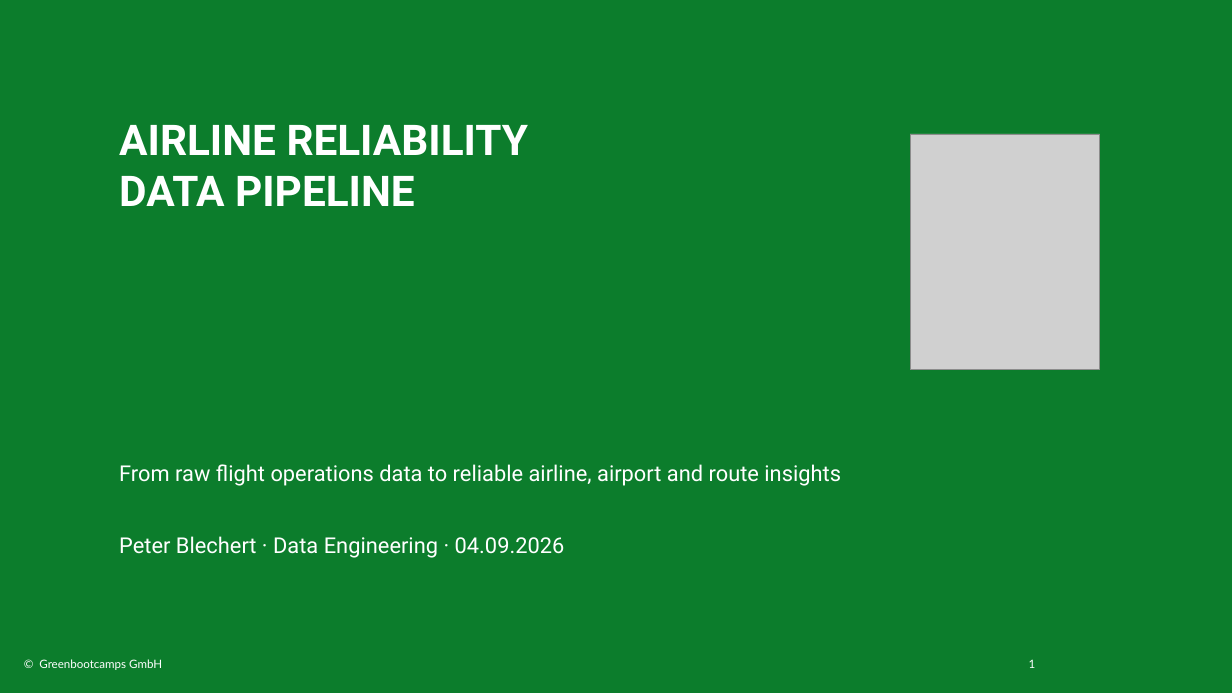
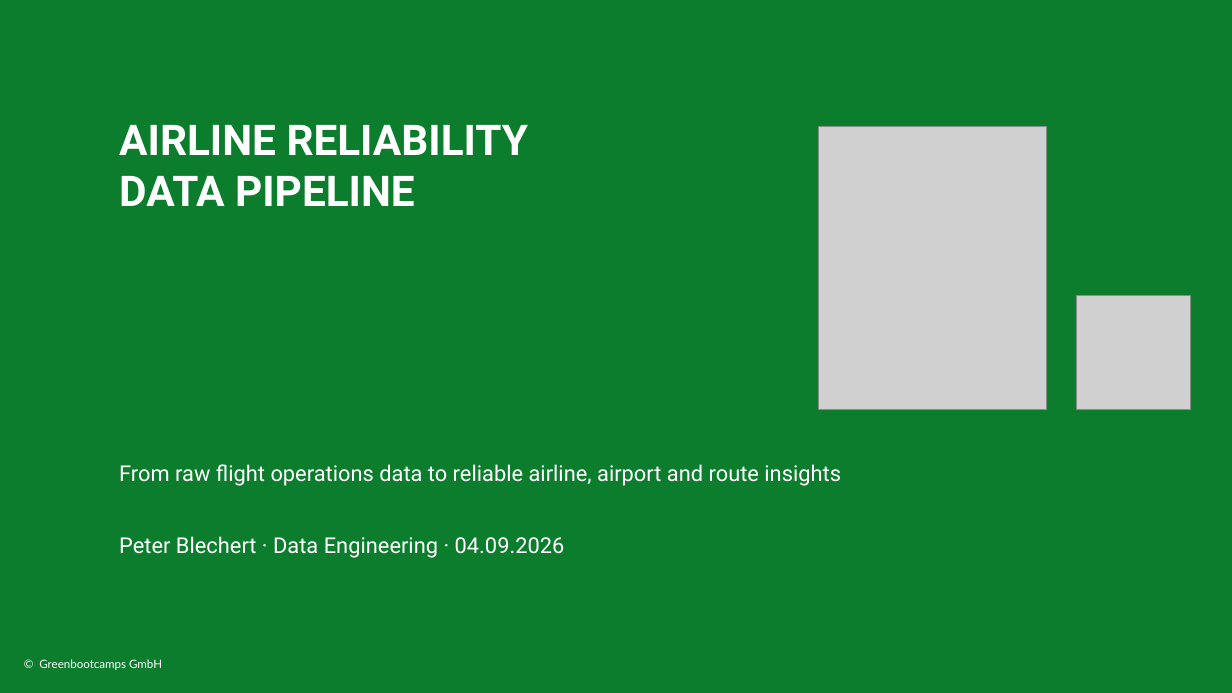
Before and after one commit to Peter-SQL/airline-operations-pipeline, a slide deck: slide 1 of docs/Airline_Reliability_PB.pptx. Drawn at 1232x693 pixels with LibreOffice and Linux fonts; fonts in the diff are those of the drawing; grey boxes stand for pictures; background and template pictures are left out. Boxes give left, top, right and bottom in pixels: in the first picture for what was removed or moved away, otherwise in the second. Text is boxed around its words. In the diff, an @@ line names an element or a change of style, - is before the commit and + after.

```diff
--- a/docs/Airline_Reliability_PB.pptx
+++ b/docs/Airline_Reliability_PB.pptx
@@ picture: place and size @@
-picture at <box>910,134,1100,370</box>
+picture at <box>819,127,1046,409</box>
@@ picture added at <box>1077,296,1190,409</box> @@
@@ text at <box>39,659,162,670</box>: text changed @@
-© Greenbootcamps GmbH 1
+© Greenbootcamps GmbH
```
Also in this commit, not shown: 11 other slides changed, 5 slides added, 1 slide removed, 3 other files.
